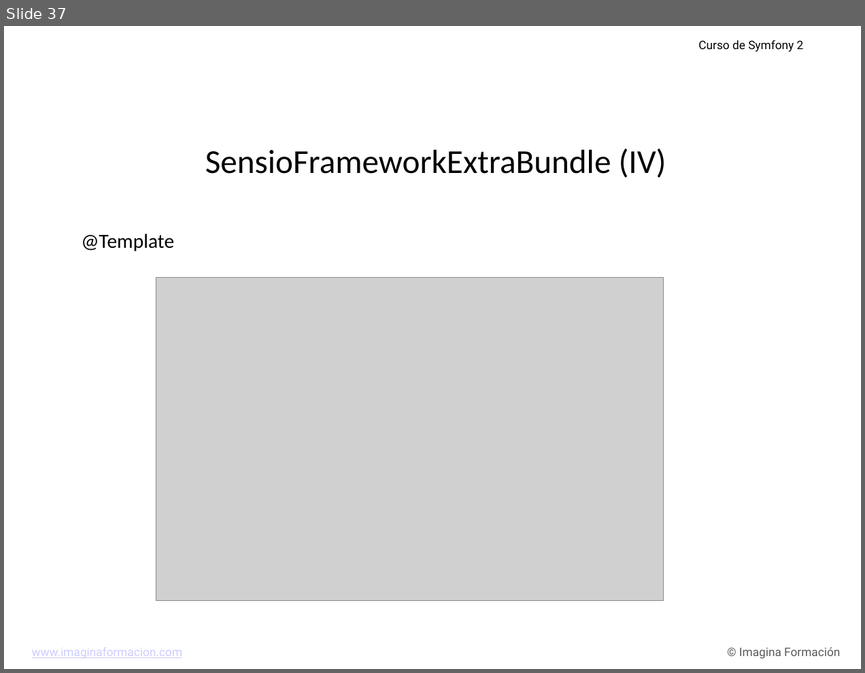
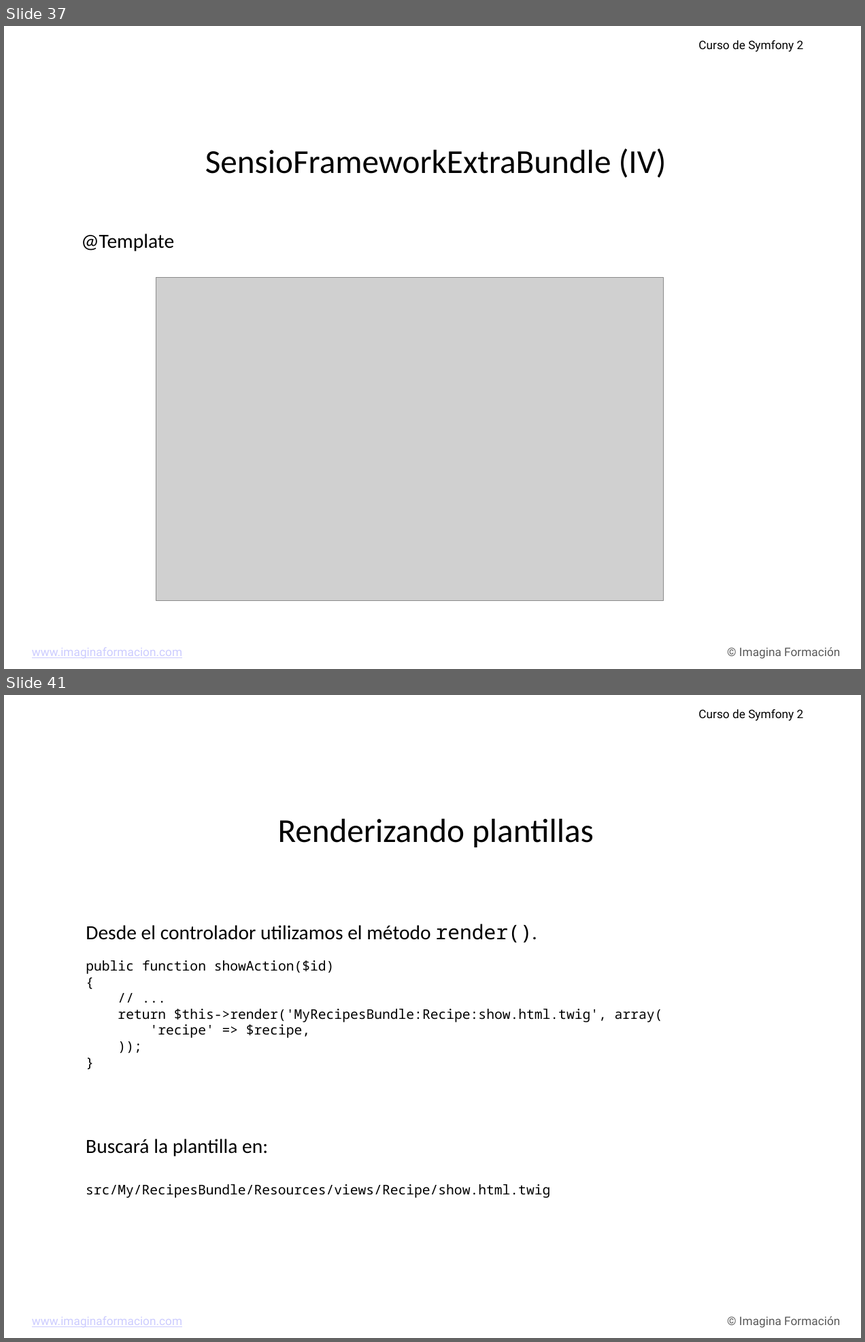
Before and after one commit to carlescliment/curso-symfony2, a slide deck: compiled/ppt/Tema 2.ppt. Shown one above the other, each under a label of ours: slide 37 before the commit, slides 37 and 41 after it; the slides between them are not shown. The pictures are 865x673 and 865x1342 pixels, drawn with LibreOffice and Linux fonts; fonts in the diff are those of the drawing; grey boxes stand for pictures; background and template pictures are left out. Boxes give left, top, right and bottom in pixels: in the first picture for what was removed or moved away, otherwise in the second. Text is boxed around its words. In the diff, an @@ line names an element or a change of style, - is before the commit and + after.

```diff
--- a/compiled/ppt/Tema 2.ppt
+++ b/compiled/ppt/Tema 2.ppt
@@ slide 41 added at bbox=[4, 695, 861, 1338], background picture (left out); not listed: 3 template elements that a slide beside it also shows @@
@@ text added at bbox=[278, 818, 594, 847], 40 pt, text #000000 @@
+Renderizando plantillas
@@ text added at bbox=[86, 923, 537, 943], 24 pt, text #000000 @@
+Desde el controlador utilizamos el método render().
@@ text added at bbox=[86, 960, 663, 1038], 16 pt, text #000000 @@
+public function showAction($id)
+{
+// ...
+return $this->render('MyRecipesBundle:Recipe:show.html.twig', array(
+'recipe' => $recipe,
+));
+}
@@ text added at bbox=[86, 1138, 550, 1198], 16 pt, text #000000 @@
+Buscará la plantilla en:
+src/My/RecipesBundle/Resources/views/Recipe/show.html.twig
```
Also in this commit, not shown: 1 slide changed, 5 other slides added, 52 slides removed, 1 other file.
